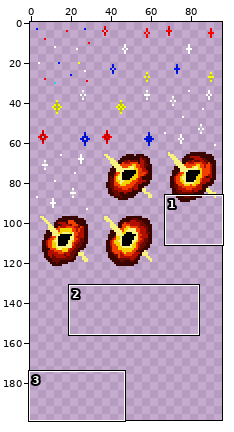
A pixel-art file gets an edit: assets/sprites/stars.aseprite. Above, an overview of the earlier version with the close-up marked.
Close-up. The starting point:
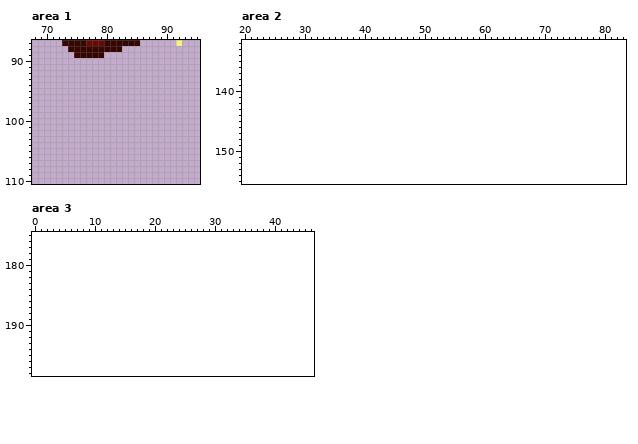
96x128 pixels, 1 frame. Shown: area 1: x 68..95, y 87..110; area 2: x 20..83, y 132..155; area 3: x 0..46, y 175..198. The old version is drawn lined up with the new one, on the new canvas. The wide view leaves out empty margins.
Now the later version:
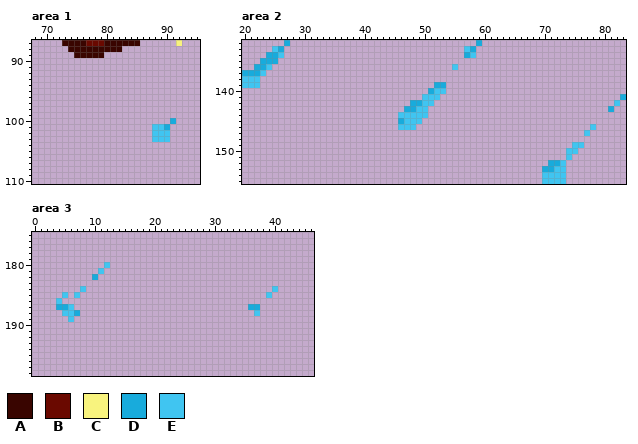
Palette (. is transparent): A #390500  B #6a0900  C #f8f37e  D #18abdc  E #40c5f1
Change:
{"change": "canvas 96x128 -> 96x224"}
{"where": "area 1"}
{"y":100,"x":91,"old":".","new":"D"}
{"y":101,"x":88,"old":"...","new":"EED"}
{"y":102,"x":88,"old":"...","new":"EEE"}
{"y":103,"x":88,"old":"...","new":"EEE"}
{"where": "area 2"}
{"y":132,"x":27,"old":".","new":"D"}
{"y":132,"x":59,"old":".","new":"D"}
{"y":133,"x":25,"old":"..","new":"ED"}
{"y":133,"x":57,"old":"..","new":"ED"}
{"y":134,"x":24,"old":"...","new":"DDE"}
{"y":134,"x":57,"old":"..","new":"DE"}
{"y":135,"x":23,"old":"...","new":"DDD"}
{"y":136,"x":22,"old":"...","new":"DDE"}
{"y":136,"x":55,"old":".","new":"E"}
{"y":137,"x":20,"old":"....","new":"DDDE"}
{"y":138,"x":20,"old":"...","new":"EEE"}
{"y":139,"x":20,"old":"...","new":"EEE"}
{"y":139,"x":52,"old":"..","new":"DD"}
{"y":140,"x":51,"old":"...","new":"DEE"}
{"y":141,"x":50,"old":"...","new":"EEE"}
{"y":141,"x":83,"old":".","new":"D"}
{"y":142,"x":48,"old":"....","new":"DDEE"}
{"y":142,"x":82,"old":".","new":"E"}
{"y":143,"x":47,"old":"....","new":"DDEE"}
{"y":143,"x":81,"old":".","new":"D"}
{"y":144,"x":46,"old":".....","new":"EEEEE"}
{"y":145,"x":46,"old":"....","new":"DEEE"}
{"y":146,"x":46,"old":"...","new":"EEE"}
{"y":146,"x":78,"old":".","new":"E"}
{"y":147,"x":77,"old":".","new":"E"}
{"y":149,"x":75,"old":"..","new":"EE"}
{"y":150,"x":74,"old":"..","new":"EE"}
{"y":151,"x":74,"old":".","new":"E"}
{"y":152,"x":71,"old":"...","new":"DDE"}
{"y":153,"x":70,"old":"....","new":"DDEE"}
{"y":154,"x":70,"old":"....","new":"EEEE"}
{"y":155,"x":70,"old":"....","new":"EEEE"}
{"where": "area 3"}
{"y":180,"x":12,"old":".","new":"E"}
{"y":181,"x":11,"old":".","new":"E"}
{"y":182,"x":10,"old":".","new":"D"}
{"y":184,"x":8,"old":".","new":"E"}
{"y":184,"x":40,"old":".","new":"E"}
{"y":185,"x":5,"old":".","new":"E"}
{"y":185,"x":7,"old":".","new":"E"}
{"y":185,"x":39,"old":".","new":"E"}
{"y":186,"x":4,"old":".","new":"E"}
{"y":187,"x":4,"old":"...","new":"DDE"}
{"y":187,"x":36,"old":"..","new":"DD"}
{"y":188,"x":5,"old":"...","new":"EED"}
{"y":188,"x":37,"old":".","new":"E"}
{"y":189,"x":6,"old":".","new":"E"}
{"label":"added","picture_box":[152,118,176,142]}
{"label":"added","picture_box":[242,40,290,88]}
{"label":"added","picture_box":[398,40,482,130]}
{"label":"added","picture_box":[542,94,626,184]}
{"label":"added","picture_box":[56,262,110,322]}
{"label":"added","picture_box":[248,286,278,316]}
